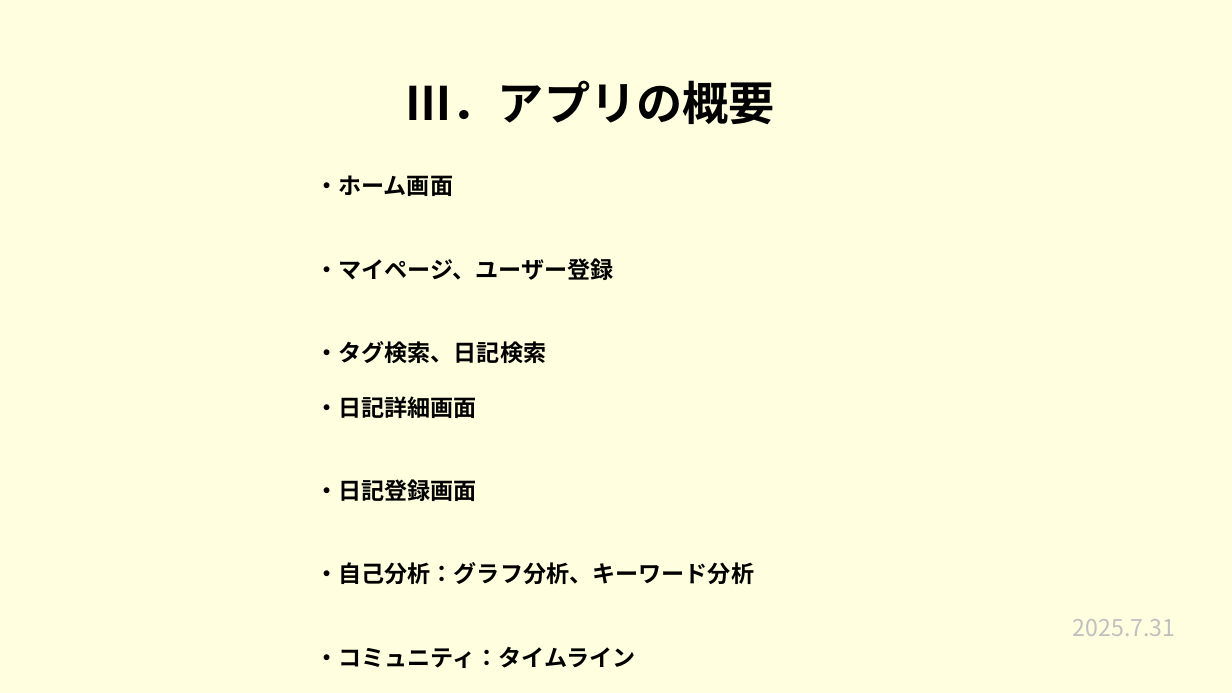
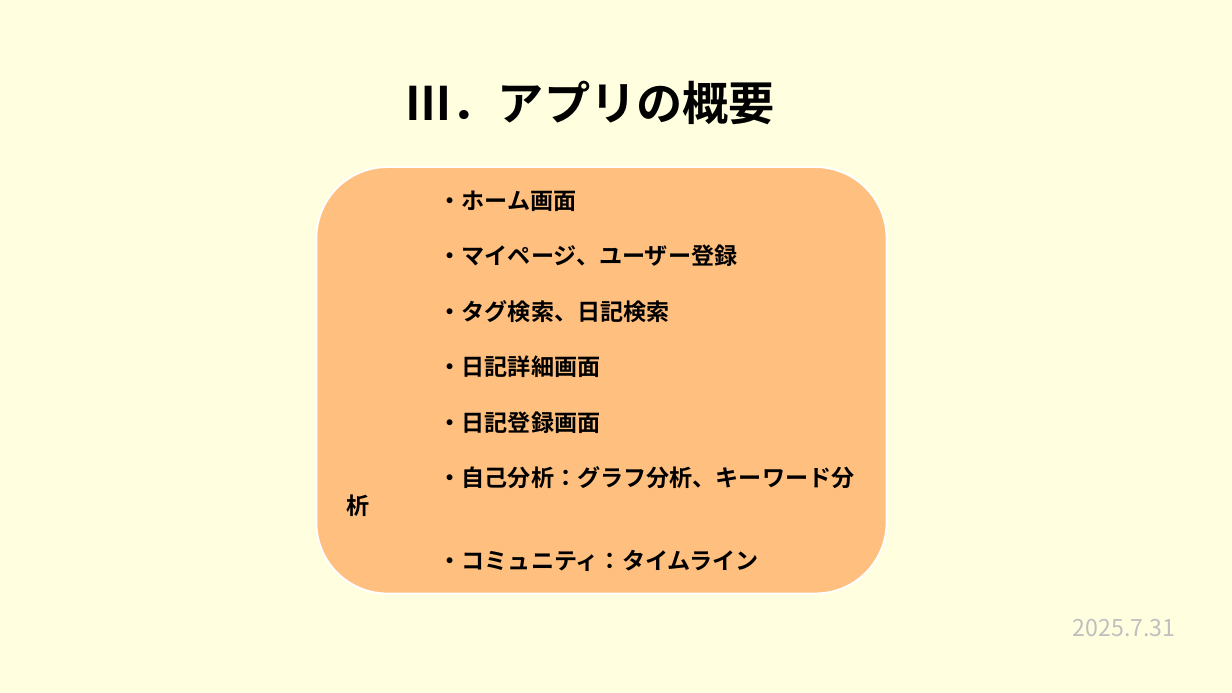
Before and after one commit to plusdojo2025/a2-7, a slide deck: slide 5 of 発表準備/7月成果発表会.pptx. Drawn at 1232x693 pixels with LibreOffice and Linux fonts; fonts in the diff are those of the drawing. Boxes give left, top, right and bottom in pixels: in the first picture for what was removed or moved away, otherwise in the second. Text is boxed around its words. In the diff, an @@ line names an element or a change of style, - is before the commit and + after.

```diff
--- a/発表準備/7月成果発表会.pptx
+++ b/発表準備/7月成果発表会.pptx
@@ rounded rectangle "・ホーム画面": place and size @@
-rounded rectangle "・ホーム画面" at [315,175,754,668]
+rounded rectangle "・ホーム画面" at [316,167,886,594]
@@ rounded rectangle "・ホーム画面" at [316,167,886,594]: vertical alignment top to middle; fill none to #FFBF7F; outline none to #FFFFFF 1.5 pt @@
```
Also in this commit, not shown: 1 other file.
